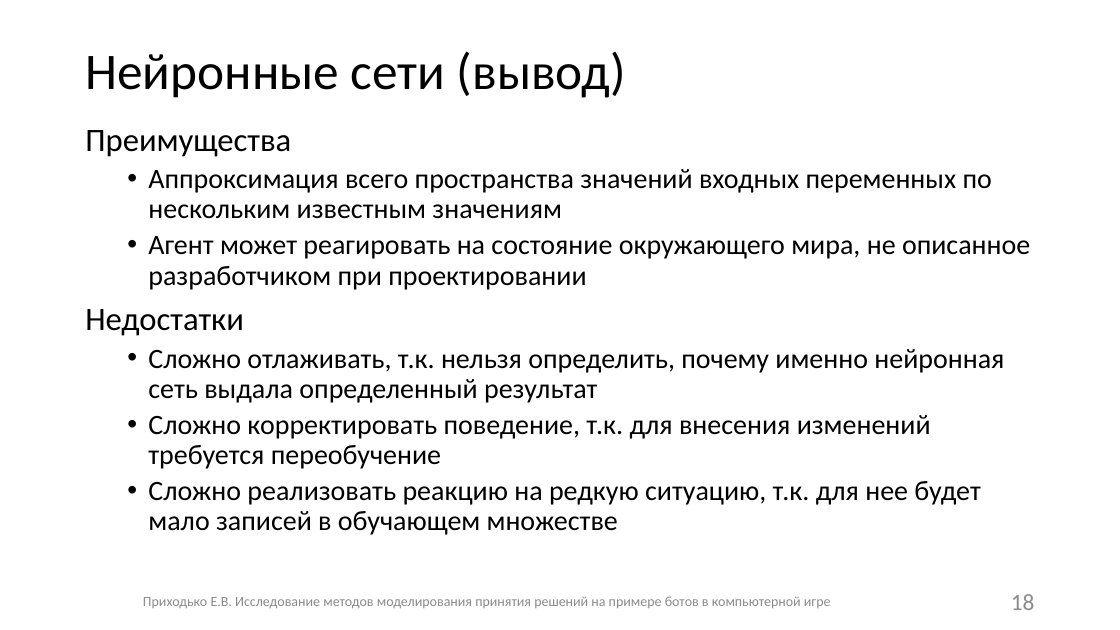
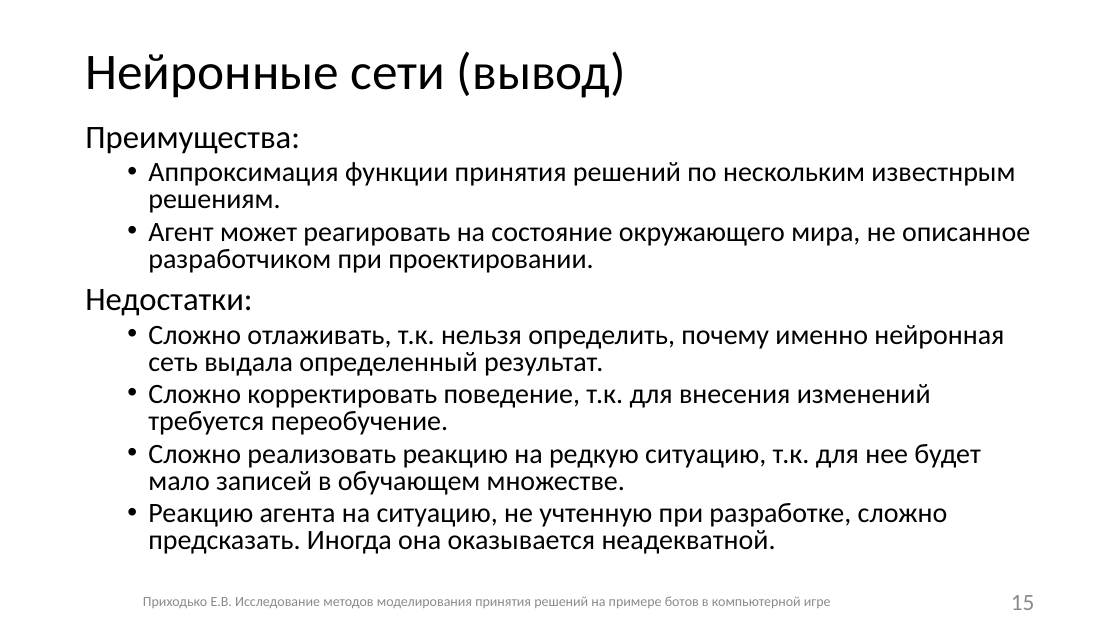
Before and after one commit to Fck-r-sns/Game_AI_thesis, a slide deck: slide 15 of Презентация.pptx (slide 18 before the commit). Drawn at 1120x630 pixels with LibreOffice and Linux fonts; fonts in the diff are those of the drawing. Boxes give left, top, right and bottom in pixels: in the first picture for what was removed or moved away, otherwise in the second. Text is boxed around its words. In the diff, an @@ line names an element or a change of style, - is before the commit and + after.

```diff
--- a/Презентация.pptx
+++ b/Презентация.pptx
@@ text at [85, 127, 1030, 554]: text changed @@
-Преимущества
-  • Аппроксимация всего пространства значений входных переменных по нескольким известным значениям
-  • Агент может реагировать на состояние окружающего мира, не описанное разработчиком при проектировании
-Недостатки
-  • Сложно отлаживать, т.к. нельзя определить, почему именно нейронная сеть выдала определенный результат
-  • Сложно корректировать поведение, т.к. для внесения изменений требуется переобучение
-  • Сложно реализовать реакцию на редкую ситуацию, т.к. для нее будет мало записей в обучающем множестве
+Преимущества:
+  • Аппроксимация функции принятия решений по нескольким известнрым решениям.
+  • Агент может реагировать на состояние окружающего мира, не описанное разработчиком при проектировании.
+Недостатки:
+  • Сложно отлаживать, т.к. нельзя определить, почему именно нейронная сеть выдала определенный результат.
+  • Сложно корректировать поведение, т.к. для внесения изменений требуется переобучение.
+  • Сложно реализовать реакцию на редкую ситуацию, т.к. для нее будет мало записей в обучающем множестве.
+  • Реакцию агента на ситуацию, не учтенную при разработке, сложно предсказать. Иногда она оказывается неадекватной.
@@ page number at [1011, 595, 1035, 610]: text changed @@
-18
+15
```
Also in this commit, not shown: 15 other slides changed, 1 slide added, 1 slide removed, 2 other files.
